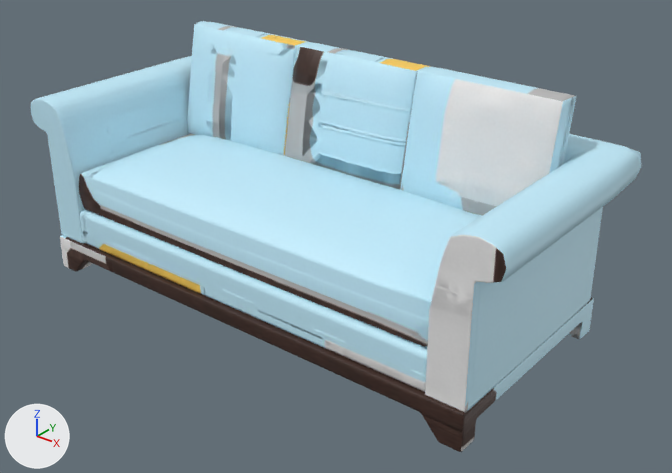
A saved change to the glTF model 41378659504.glb.
Rendered twice from a 50 mm lens placed at (1.154, -1.628, 1.203), pointed at (-0.121, -0.034, 0.215). Lighting does not change. The marker at lower left points along +X, +Y and +Z. Where no turn or scale is listed for an object, it has been applied to the vertices. Vertices at the same position are counted once.

The first picture shows '_75:_75:_75:_75:_75:_75:_75:_75:pCube46', '_75:_75:_75:_75:pCube45', '_75:pCube1', '_75:pCube11', '_75:pCube39', '_75:pCube40', '_75:pCube41'.
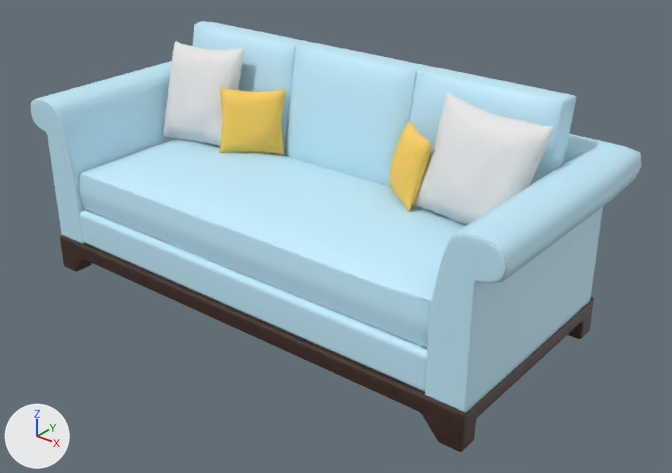
The newer file is also rescaled (x1.392), turned or shifted as a whole; pictures and numbers use the older file's frame.

What differs and where, as boxes (x1, y1, x2, y2) in the pictures (672 x 473 px):
'Mesh.001', added
    after: (413, 93, 554, 225)
'_975:Pillow1:Mesh', added
    after: (163, 41, 244, 146)
'_975:Mesh', added
    after: (219, 87, 286, 155)
'Mesh1.001', added
    after: (389, 120, 431, 211)
part 1 of me_mesh_024, surface changed
    both: (60, 235, 594, 452)
part 2 of me_mesh_025, surface changed (grey to cyan)
    before: (30, 56, 642, 413)
    after: (30, 61, 642, 413)
part 3 of me_mesh_027, surface changed
    both: (80, 209, 427, 392)
part 4 of me_mesh_029, surface changed
    before: (79, 134, 482, 348)
    after: (79, 139, 467, 348)
part 5 of me_mesh_030, surface changed (white to cyan)
    before: (400, 67, 576, 215)
    after: (410, 67, 576, 185)
part 6 of me_mesh_028, surface changed
    before: (285, 42, 431, 189)
    after: (285, 42, 431, 187)
part 7 of me_mesh_026, surface changed (blue to cyan)
    before: (187, 21, 308, 155)
    after: (193, 21, 308, 155)

Patch to the scene script:
```diff
--- a/41378659504.glb.py
+++ b/41378659504.glb.py
@@ me_mesh_024 @@
 me_mesh_024.from_pydata(...)  # 432 vertices, 864 faces; spans x -0.82..0.438, y -0.343..0.239, z 0.03..0.123
+# me_mesh_024 part 1: texture (UV) coordinates of 864 of 864 faces, centred in x -0.82..0.438, y -0.343..0.239, z 0.03..0.123, changed; they spanned u 0.0..1.0, v 0.0..0.87 and now span u 0.0..0.99, v 0.0..0.91
 me_mesh_024.materials.append(mat_lambert1_002)
@@ me_mesh_025 @@
 me_mesh_025.from_pydata(...)  # 501 vertices, 998 faces; spans x -0.88..0.497, y -0.336..0.296, z 0.122..0.499
+# me_mesh_025 part 2: texture (UV) coordinates of 998 of 998 faces, centred in x -0.877..0.494, y -0.336..0.294, z 0.122..0.497, changed; they spanned u 0.0..0.93, v 0.0..0.8 and now span u 0.0..0.81, v 0.0..0.97
 me_mesh_025.materials.append(mat_lambert1_002)
@@ me_mesh_027 @@
 me_mesh_027.from_pydata(...)  # 522 vertices, 1040 faces; spans x -0.74..0.348, y -0.33..0.166, z 0.121..0.216
+# me_mesh_027 part 3: texture (UV) coordinates of 1040 of 1040 faces, centred in x -0.74..0.348, y -0.33..0.166, z 0.121..0.216, changed; they spanned u 0.0..0.96, v 0.0..0.86 and now span u 0.0..0.98, v 0.0..1.0
 me_mesh_027.materials.append(mat_lambert1_002)
@@ me_mesh_029 @@
 me_mesh_029.from_pydata(...)  # 962 vertices, 1920 faces; spans x -0.723..0.35, y -0.327..0.096, z 0.179..0.36
+# me_mesh_029 part 4: texture (UV) coordinates of 1920 of 1920 faces, centred in x -0.722..0.349, y -0.326..0.095, z 0.181..0.358, changed; they spanned u 0.0..0.84, v 0.0..0.77 and now span u 0.02..0.82, v 0.0..0.82
 me_mesh_029.materials.append(mat_lambert1_002)
@@ me_mesh_030 @@
 me_mesh_030.from_pydata(...)  # 898 vertices, 1792 faces; spans x -0.007..0.368, y 0.044..0.187, z 0.315..0.619
+# me_mesh_030 part 5: texture (UV) coordinates of 1792 of 1792 faces, centred in x -0.006..0.366, y 0.045..0.187, z 0.316..0.618, changed; they spanned u 0.0..0.99, v 0.55..0.96 and now span u 0.0..0.91, v 0.24..0.96
 me_mesh_030.materials.append(mat_lambert1_002)
@@ me_mesh_028 @@
 me_mesh_028.from_pydata(...)  # 898 vertices, 1792 faces; spans x -0.373..0.002, y 0.044..0.187, z 0.315..0.619
+# me_mesh_028 part 6: texture (UV) coordinates of 1792 of 1792 faces, centred in x -0.371..0.001, y 0.045..0.187, z 0.316..0.618, changed; they spanned u 0.02..0.95, v 0.25..0.95 and now span u 0.35..1.0, v 0.35..0.94
 me_mesh_028.materials.append(mat_lambert1_002)
@@ me_mesh_026 @@
 me_mesh_026.from_pydata(...)  # 898 vertices, 1792 faces; spans x -0.739..-0.363, y 0.044..0.187, z 0.315..0.619
+# me_mesh_026 part 7: texture (UV) coordinates of 1792 of 1792 faces, centred in x -0.737..-0.365, y 0.045..0.187, z 0.316..0.618, changed; they spanned u 0.13..0.95, v 0.44..0.95 and now span u 0.22..0.97, v 0.42..0.94
 me_mesh_026.materials.append(mat_lambert1_002)
@@ ob_mesh1_001 @@
+ob_mesh1_001 = bpy.data.objects.new('Mesh1.001', me_mesh_016)  # 1230 vertices, 2456 faces; spans x 0.214..0.363, y -0.064..0.079, z 0.333..0.499
+ob_mesh1_001.location = (-0.232, 0.0, 0.016)
@@ ob_mesh_001 @@
+ob_mesh_001 = bpy.data.objects.new('Mesh.001', me_mesh_020)  # 1230 vertices, 2456 faces; spans x 0.33..0.608, y -0.055..0.073, z 0.321..0.586
+ob_mesh_001.location = (-0.232, 0.0, 0.016)
@@ ob_975_pillow1_mesh @@
+ob_975_pillow1_mesh = bpy.data.objects.new('_975:Pillow1:Mesh', me_mesh_014)  # 1230 vertices, 2456 faces; spans x -0.515..-0.236, y -0.055..0.073, z 0.321..0.586
+ob_975_pillow1_mesh.location = (-0.232, 0.0, 0.016)
@@ ob_975_mesh @@
+ob_975_mesh = bpy.data.objects.new('_975:Mesh', me_mesh_013)  # 1230 vertices, 2456 faces; spans x -0.27..-0.12, y -0.064..0.079, z 0.333..0.499
+ob_975_mesh.location = (-0.232, 0.0, 0.016)
```
